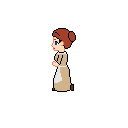
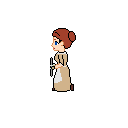
Layer changes from the first (128, 128) image to the second:
added layer "run_left_ipic" above "run_left" over [50, 57, 64, 77]
hid "run_left" over [50, 57, 64, 77]
